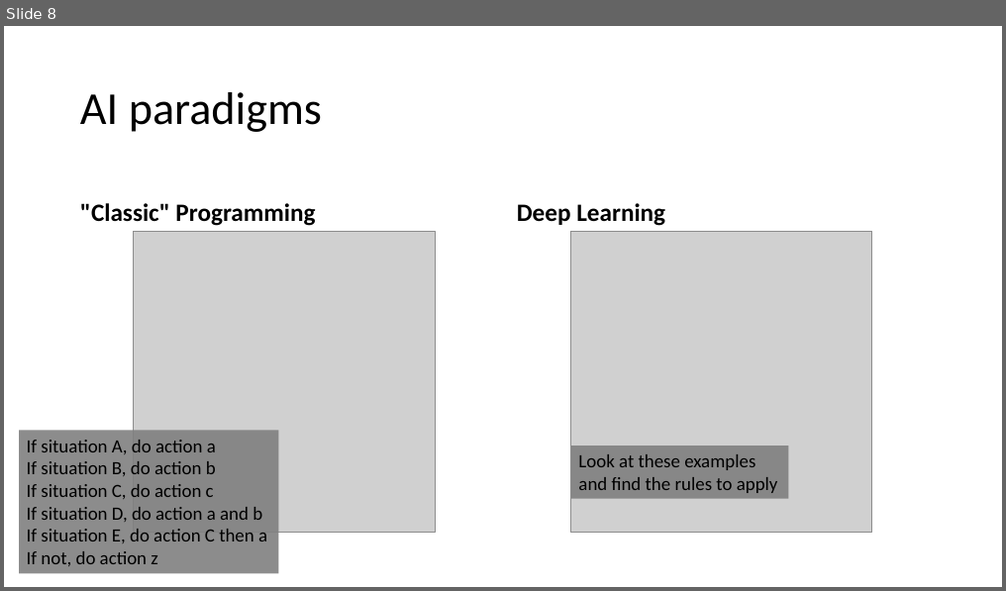
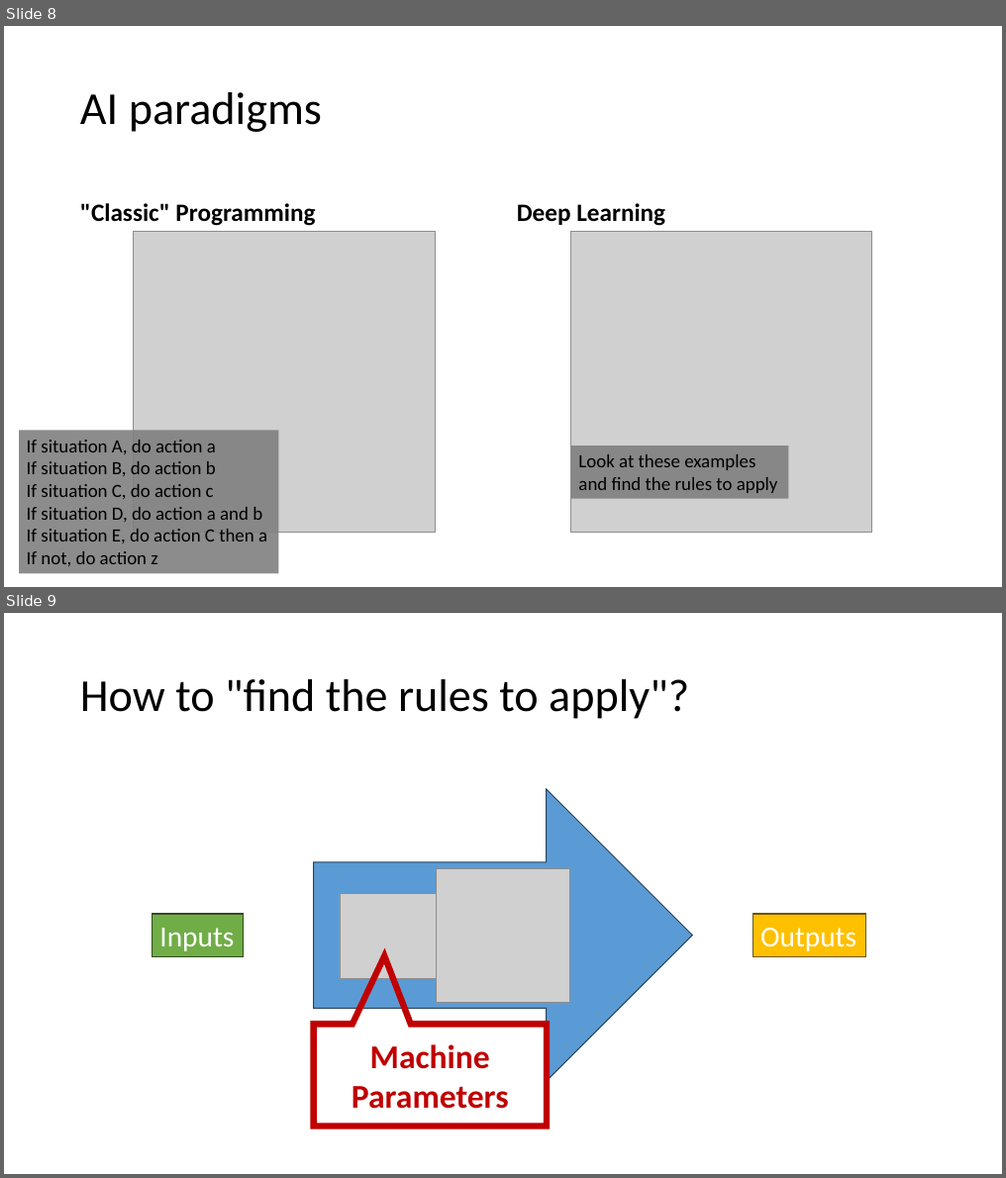
Before and after one commit to PRF-Development/DataAnalysisExtras, a slide deck: WhatIsArtificialIntelligence.pptx. Shown one above the other, each under a label of ours: slide 8 before the commit, slides 8 and 9 after it. The pictures are 1006x591 and 1006x1178 pixels, drawn with LibreOffice and Linux fonts; fonts in the diff are those of the drawing; grey boxes stand for pictures. Boxes give left, top, right and bottom in pixels: in the first picture for what was removed or moved away, otherwise in the second. Text is boxed around its words. In the diff, an @@ line names an element or a change of style, - is before the commit and + after.

Commit message:
finding rules

```diff
--- a/WhatIsArtificialIntelligence.pptx
+++ b/WhatIsArtificialIntelligence.pptx
@@ slide 9 added at box(4, 613, 1002, 1174), background #FFFFFF @@
@@ title added at box(80, 679, 689, 719), 44 pt, text #000000 @@
+How to "find the rules to apply"?
@@ right arrow added at box(314, 789, 693, 1081), fill #5B9BD5, outline #28445D 1 pt @@
@@ picture added at box(436, 869, 570, 1003) @@
@@ picture added at box(340, 894, 436, 979) @@
@@ rectangle added at box(152, 914, 243, 957), fill #70AD47, outline #314C1F 1 pt, 28 pt, text #FFFFFF @@
+Inputs
@@ rectangle added at box(753, 914, 865, 957), fill #FFC000, outline #705400 1 pt, 28 pt, text #FFFFFF @@
+Outputs
@@ speech box added at box(314, 1024, 547, 1126), outline #C00000 6 pt, 32 pt, text #C00000, bold @@
+Machine Parameters
```
